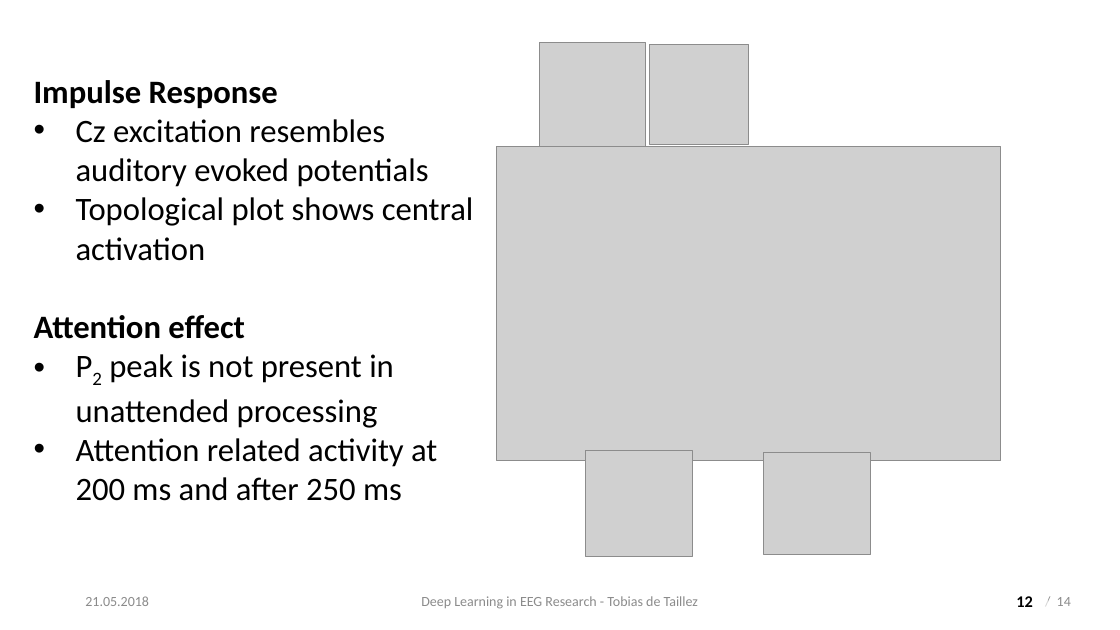
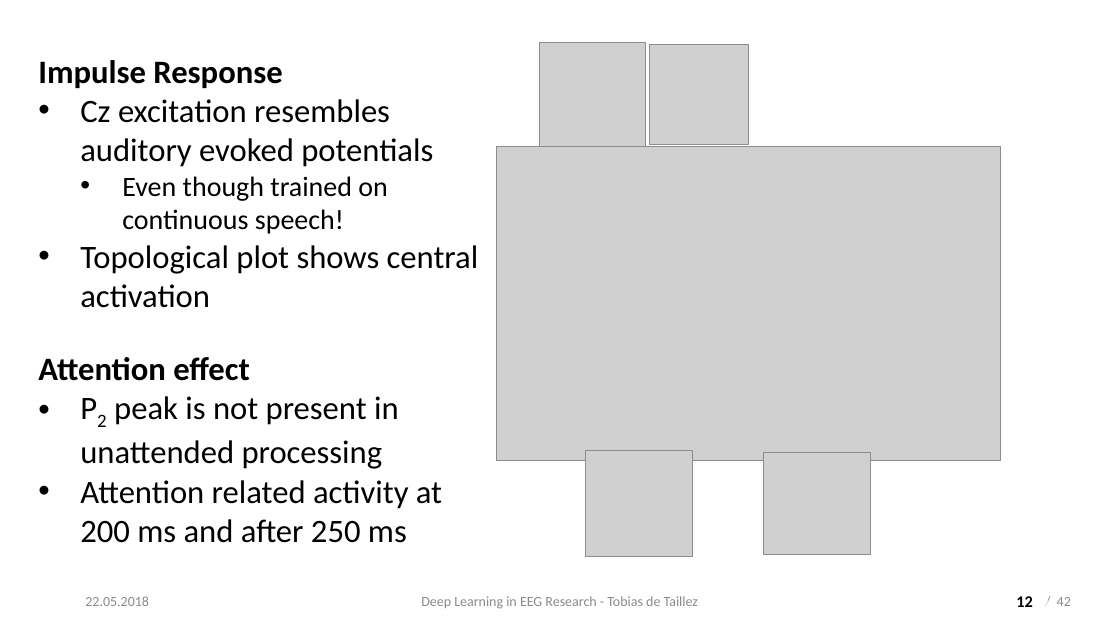
Before and after one commit to tdetaillez/simulate_EEG_from_speech_envelope, a slide deck: slide 12 of Tobias_de_Taillez_EEG_with_DNN.pptx. Drawn at 1120x630 pixels with LibreOffice and Linux fonts; fonts in the diff are those of the drawing; grey boxes stand for pictures; background and template pictures are left out. Boxes give left, top, right and bottom in pixels: in the first picture for what was removed or moved away, otherwise in the second. Text is boxed around its words. In the diff, an @@ line names an element or a change of style, - is before the commit and + after.

Commit message:
better Presentation

```diff
--- a/Tobias_de_Taillez_EEG_with_DNN.pptx
+++ b/Tobias_de_Taillez_EEG_with_DNN.pptx
@@ text "Impulse Response": place and size @@
-text "Impulse Response" at (34, 80, 474, 501)
+text "Impulse Response" at (38, 60, 479, 543)
@@ text at (122, 176, 387, 234): paragraph added @@
+  • Even though trained on continuous speech!
@@ text at (85, 596, 149, 606): text changed @@
-21.05.2018
+22.05.2018
@@ text at (1057, 597, 1071, 606): text changed @@
-/ 14
+/ 42
```
Also in this commit, not shown: 14 other slides changed.
